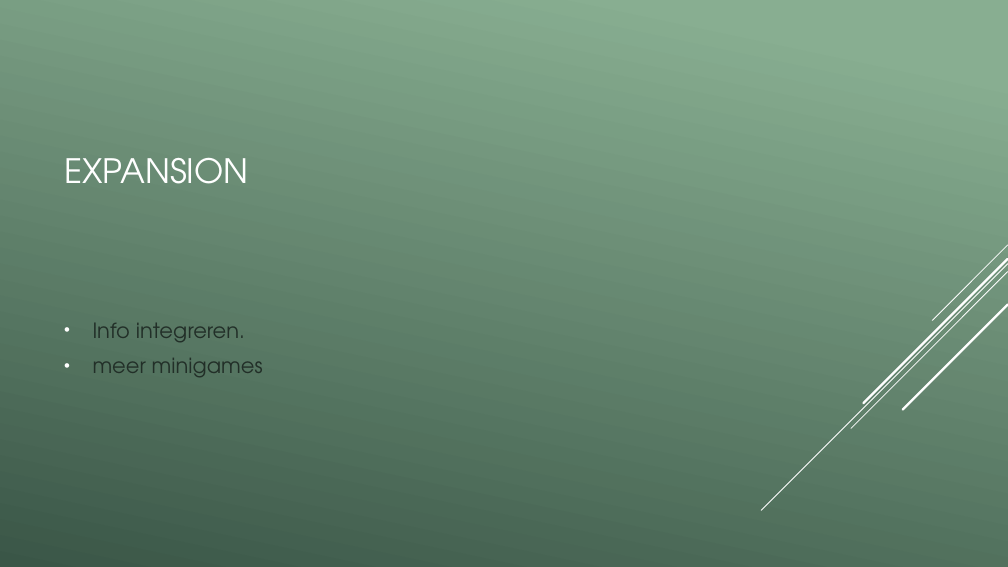
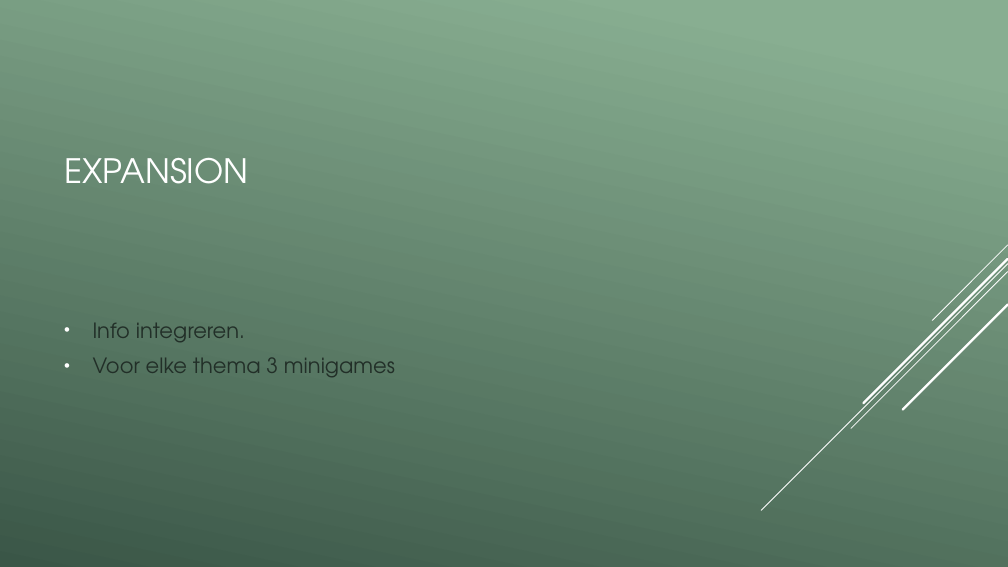
Before and after one commit to vives-project-xp/EducationalGame2, a slide deck: slide 9 of Educational_game_2.pptx (slide 8 before the commit). Drawn at 1008x567 pixels with LibreOffice and Linux fonts; fonts in the diff are those of the drawing. Boxes give left, top, right and bottom in pixels: in the first picture for what was removed or moved away, otherwise in the second. Text is boxed around its words. In the diff, an @@ line names an element or a change of style, - is before the commit and + after.

```diff
--- a/Educational_game_2.pptx
+++ b/Educational_game_2.pptx
@@ text at box(93, 357, 395, 377): text changed @@
-• meer minigames
+• Voor elke thema 3 minigames
```
Also in this commit, not shown: 5 other slides changed, 2 slides added, 1 slide removed, 2 other files.
